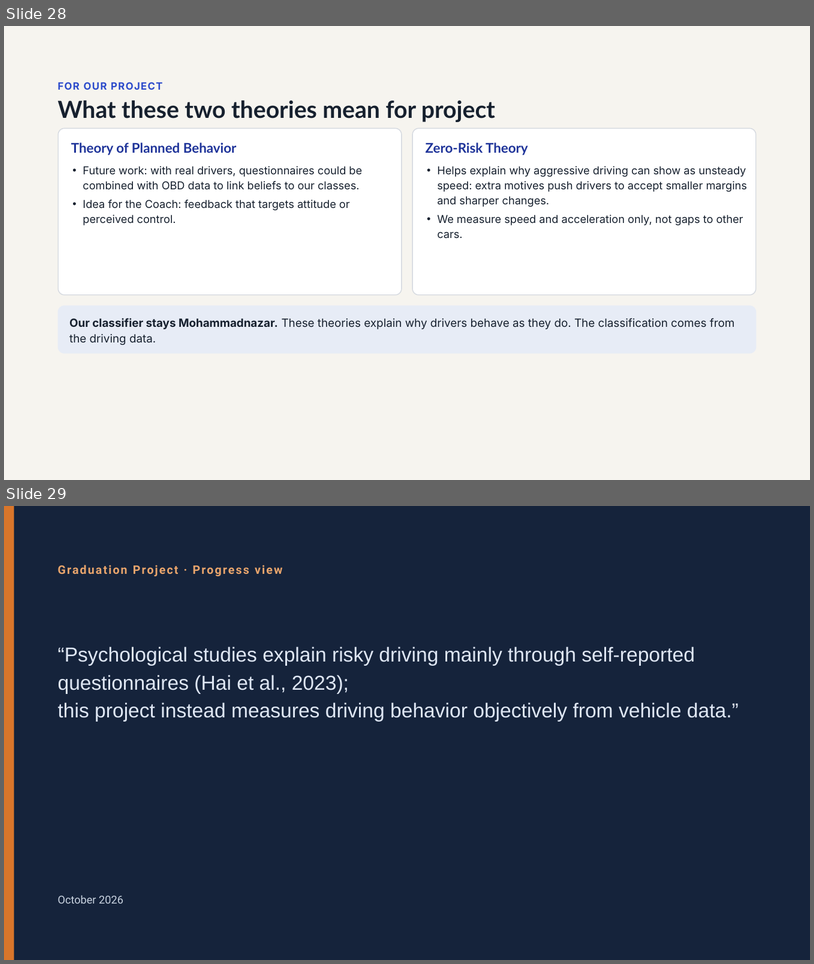
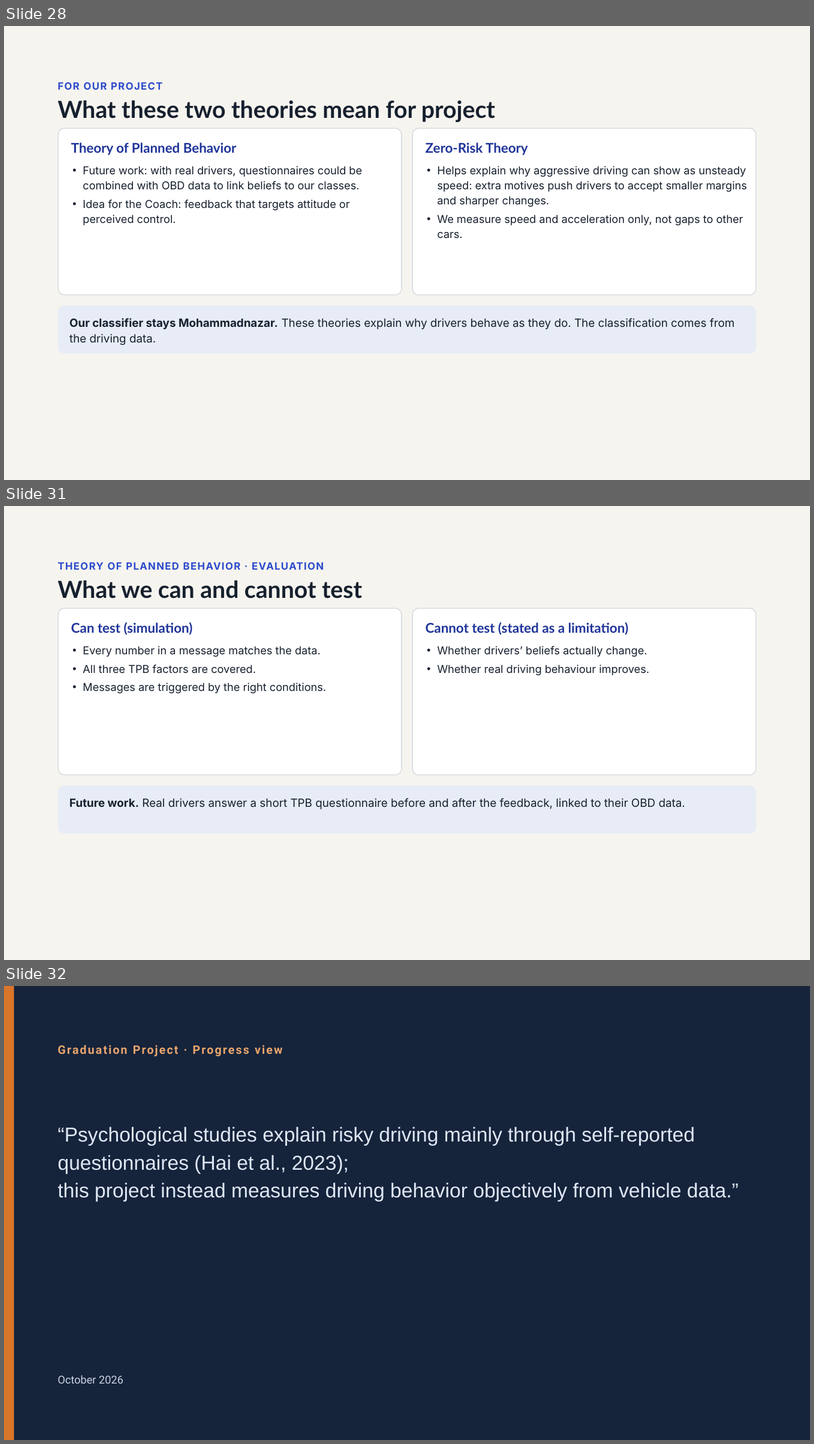
Before and after one commit to Osama-Gamil/Driver-Behaviour-PR, a slide deck: presentation/Driver_Safety_Project_organized.pptx. Shown one above the other, each under a label of ours: slides 28 and 29 before the commit, slides 28, 31 and 32 after it; the slides between them are not shown. The pictures are 814x964 and 814x1444 pixels, drawn with LibreOffice and Linux fonts; fonts in the diff are those of the drawing. Boxes give left, top, right and bottom in pixels: in the first picture for what was removed or moved away, otherwise in the second. Text is boxed around its words. In the diff, an @@ line names an element or a change of style, - is before the commit and + after.

```diff
--- a/presentation/Driver_Safety_Project_organized.pptx
+++ b/presentation/Driver_Safety_Project_organized.pptx
@@ slide 31 added at box(4, 506, 810, 960), background #F6F4EF @@
@@ text added at box(58, 562, 324, 570), 12 pt, text #2B4ACB, bold @@
+THEORY OF PLANNED BEHAVIOR · EVALUATION
@@ title added at box(58, 580, 362, 598), 28 pt, text #16202E, bold @@
+What we can and cannot test
@@ rounded rectangle added at box(59, 608, 402, 775), fill #FFFFFF, outline #D5D9E0 1 pt @@
@@ rounded rectangle added at box(413, 608, 756, 775), fill #FFFFFF, outline #D5D9E0 1 pt @@
@@ text added at box(71, 622, 193, 635), 16 pt, text #1E3399, bold @@
+Can test (simulation)
@@ text added at box(426, 622, 629, 635), 16 pt, text #1E3399, bold @@
+Cannot test (stated as a limitation)
@@ text added at box(83, 646, 326, 693), 13 pt, text #16202E @@
+• Every number in a message matches the data.
+• All three TPB factors are covered.
+• Messages are triggered by the right conditions.
@@ text added at box(437, 646, 650, 675), 13 pt, text #16202E @@
+• Whether drivers’ beliefs actually change.
+• Whether real driving behaviour improves.
@@ rounded rectangle added at box(58, 786, 757, 834), fill #E7ECF6, 13.5 pt, text #16202E @@
+Future work. Real drivers answer a short TPB questionnaire before and after the feedback, linked to their OBD data.
@@ what was slide 29 is now slide 32 @@
```
Also in this commit, not shown: 2 other slides added, 1 other file.
